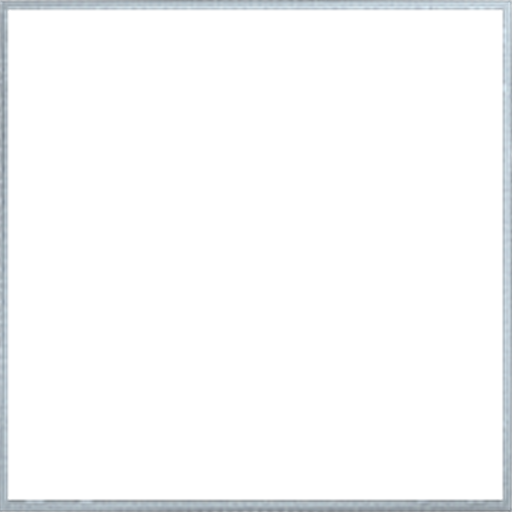
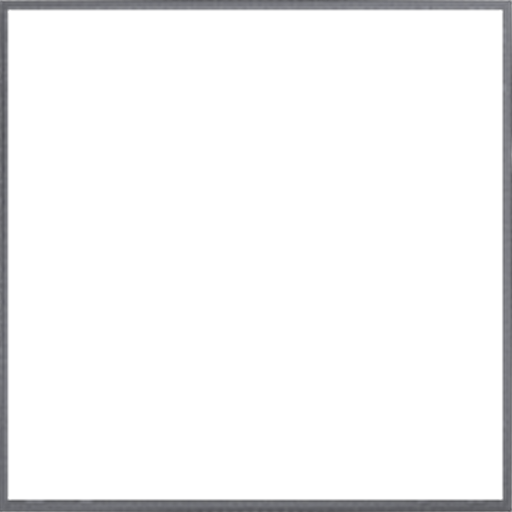
Layers edited between the first and the second 512x512 image:
painted on "图层3" over [0, 0, 512, 512]
